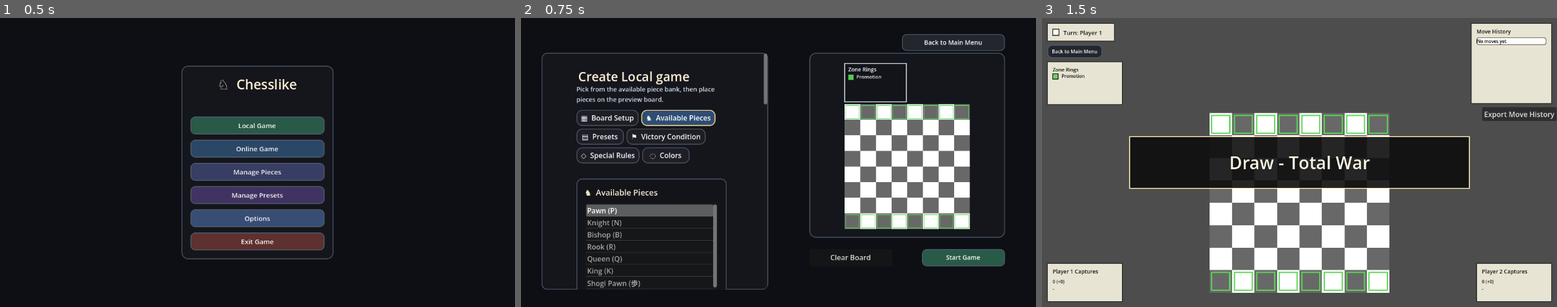
Above: before the commit, frames 1-3 (left to right).
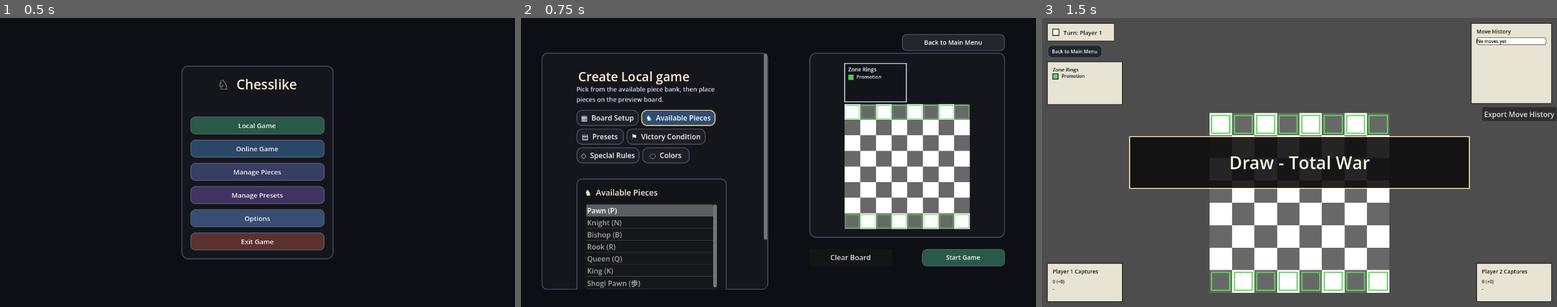
Above: after the commit, the same moments.

Repository: LeoHolman/chesslike
Game: Godot game, scene res://Scenes/MainMenu.tscn
Same seed, same stepped clock (60 frames per second), same inputs: the game is played once before the commit and once after it.
Inputs:
- Up to frame 1 (0.5 s): no input
- Up to frame 2 (0.75 s): click "Local Game" at 0.5 s
- Up to frame 3 (1.5 s): click "Start Game" at 1.25 s

Frame 1 is identical in both runs. In frame 2, 0.4% of the frame differs, in the area x 47-48%, y 29-77%; in frame 3, nothing differs.

Commit message:
fix: long options container visual bug

Diff:
--- a/Scripts/local_game_menu.gd
+++ b/Scripts/local_game_menu.gd
@@ -337,6 +337,7 @@
 	_update_primary_action_for_mode()
 	_set_active_section(active_section_id)
 	_refresh_preview(0.0)
+	call_deferred("_update_section_navigation_layout")
 
 func _apply_scene_chrome_style() -> void:
 	UITheme.ensure_flat_background(self)
@@ -942,8 +943,18 @@
 	section_button_box.offset_bottom = button_top + button_height + SECTION_BUTTON_VERTICAL_PADDING * 2.0
 	var panel_top = section_button_box.offset_bottom + SECTION_CONTENT_TOP_GAP
 	section_content_panel.offset_top = panel_top
-	section_content_panel.offset_bottom = panel_top + SECTION_CONTENT_PANEL_HEIGHT
-	options_content.custom_minimum_size.y = max(options_content.custom_minimum_size.y, section_content_panel.offset_bottom + SECTION_CONTENT_BOTTOM_PADDING)
+
+	var visible_content_height = 120.0
+	for child in section_content_root.get_children():
+		if not (child is Control):
+			continue
+		var control := child as Control
+		if not control.visible:
+			continue
+		visible_content_height = max(visible_content_height, control.get_combined_minimum_size().y + 32.0)
+
+	section_content_panel.offset_bottom = panel_top + visible_content_height
+	options_content.custom_minimum_size.y = max(280.0, section_content_panel.offset_bottom + SECTION_CONTENT_BOTTOM_PADDING)
 	call_deferred("_update_special_rule_button_layout")
 
 func _update_special_rule_button_layout() -> void:
